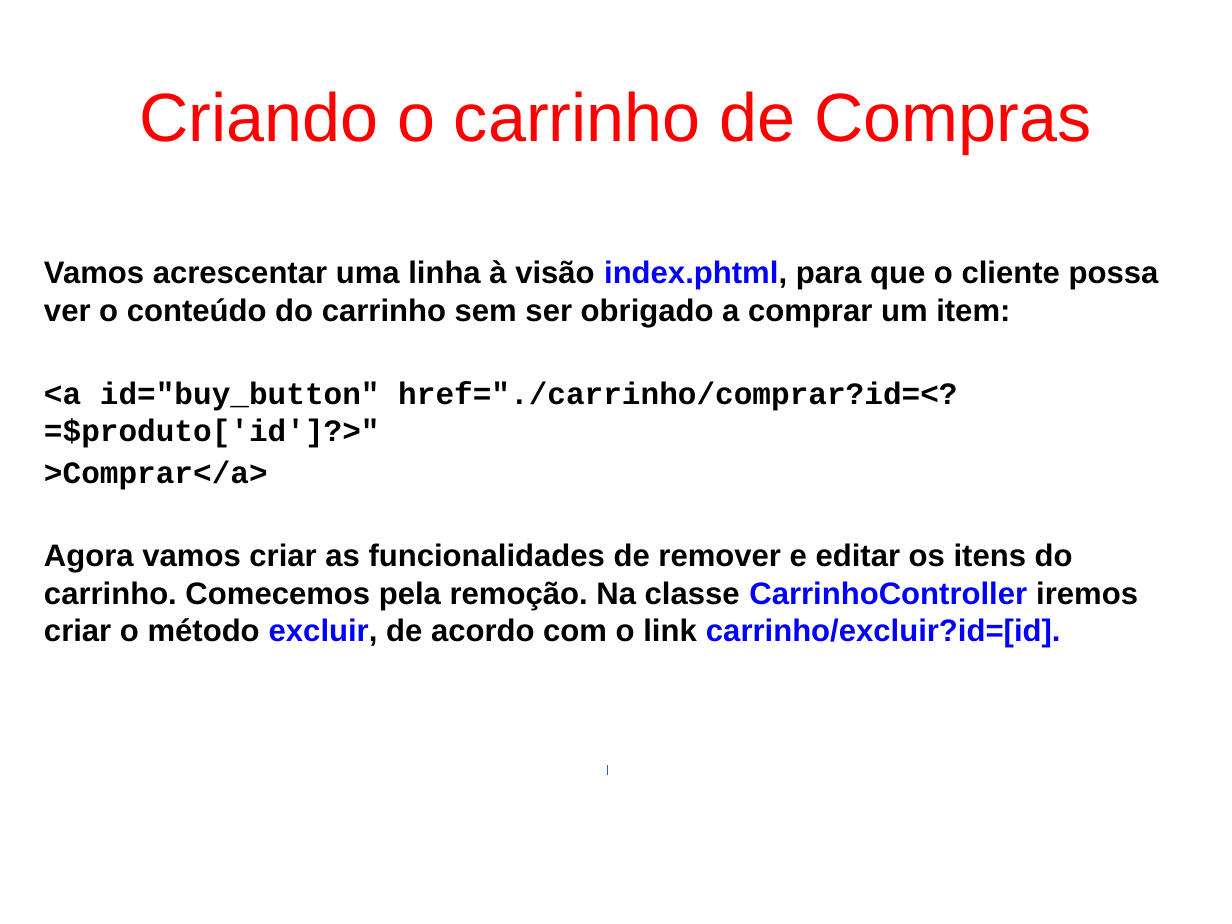
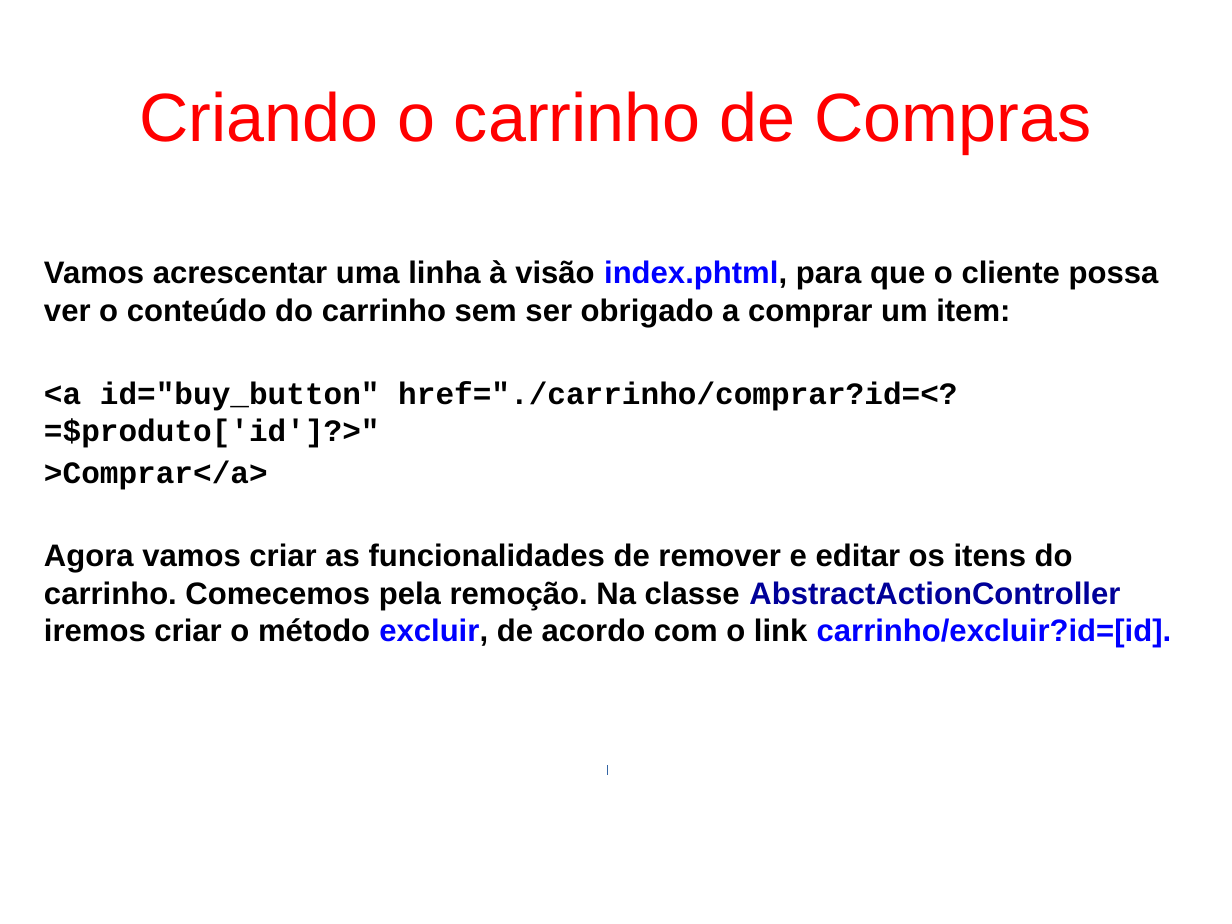
Before and after one commit to fgsl/lojasacme, a slide deck: slide 92 of docs/tutorial.odp. Drawn at 1232x924 pixels with LibreOffice and Linux fonts; fonts in the diff are those of the drawing. Boxes give left, top, right and bottom in pixels: in the first picture for what was removed or moved away, otherwise in the second. Text is boxed around its words. In the diff, an @@ line names an element or a change of style, - is before the commit and + after.

```diff
--- a/docs/tutorial.odp
+++ b/docs/tutorial.odp
@@ text at <box>44,543,1172,647</box>: text changed @@
-Agora vamos criar as funcionalidades de remover e editar os itens do carrinho. Comecemos pela remoção. Na classe CarrinhoController iremos criar o método excluir, de acordo com o link carrinho/excluir?id=[id].
+Agora vamos criar as funcionalidades de remover e editar os itens do carrinho. Comecemos pela remoção. Na classe AbstractActionController iremos criar o método excluir, de acordo com o link carrinho/excluir?id=[id].
```
Also in this commit, not shown: 34 other slides changed, 1 other file.
